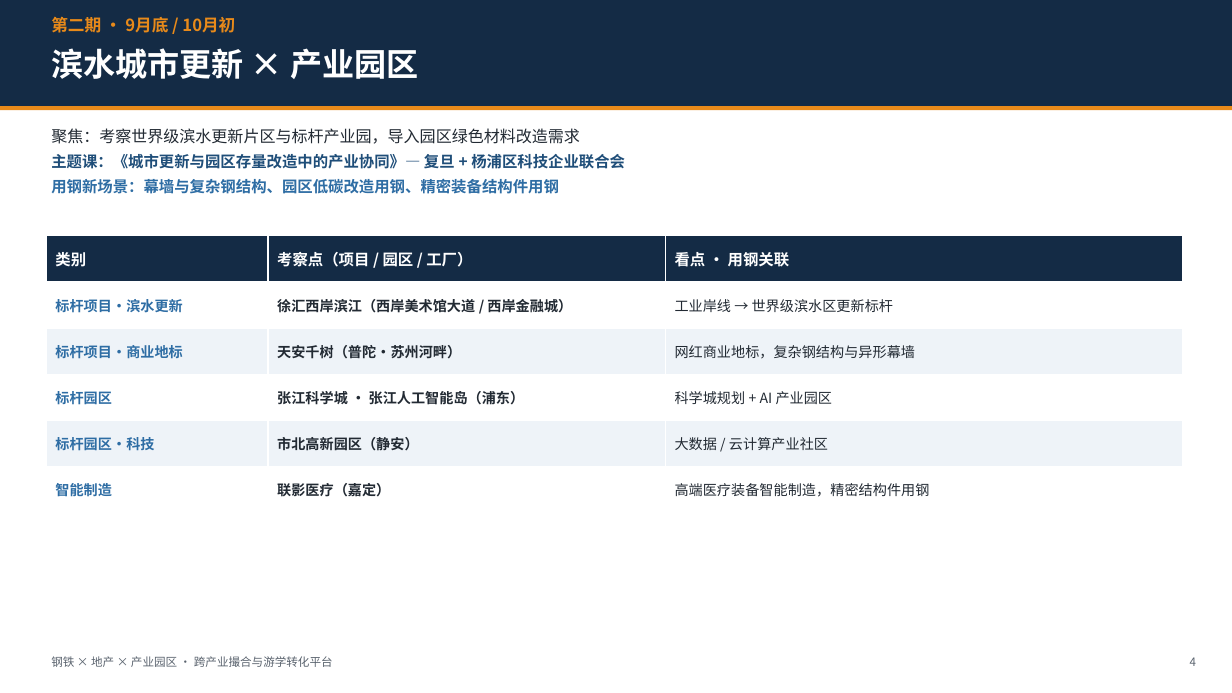
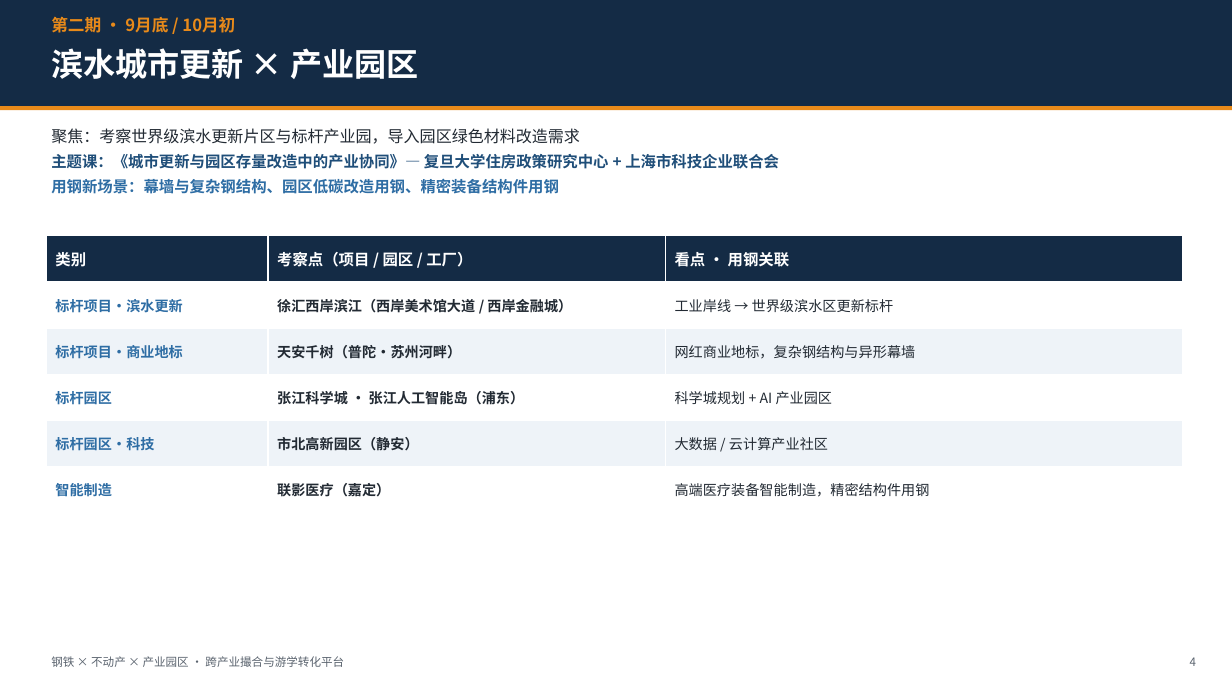
Before and after one commit to hujigang2010-maker/AIDEN, a slide deck: slide 4 of output/中钢协_上海长三角产业研学考察计划与合作框架.pptx. Drawn at 1232x693 pixels with LibreOffice and Linux fonts; fonts in the diff are those of the drawing. Boxes give left, top, right and bottom in pixels: in the first picture for what was removed or moved away, otherwise in the second. Text is boxed around its words. In the diff, an @@ line names an element or a change of style, - is before the commit and + after.

```diff
--- a/output/中钢协_上海长三角产业研学考察计划与合作框架.pptx
+++ b/output/中钢协_上海长三角产业研学考察计划与合作框架.pptx
@@ text at (51,154,779,169): text changed @@
-主题课：《城市更新与园区存量改造中的产业协同》— 复旦 + 杨浦区科技企业联合会
+主题课：《城市更新与园区存量改造中的产业协同》— 复旦大学住房政策研究中心 + 上海市科技企业联合会
@@ text at (51,656,344,667): text changed @@
-钢铁 × 地产 × 产业园区 · 跨产业撮合与游学转化平台
+钢铁 × 不动产 × 产业园区 · 跨产业撮合与游学转化平台
```
Also in this commit, not shown: 7 other slides changed, 8 slides added, 4 slides removed, 5 other files.
